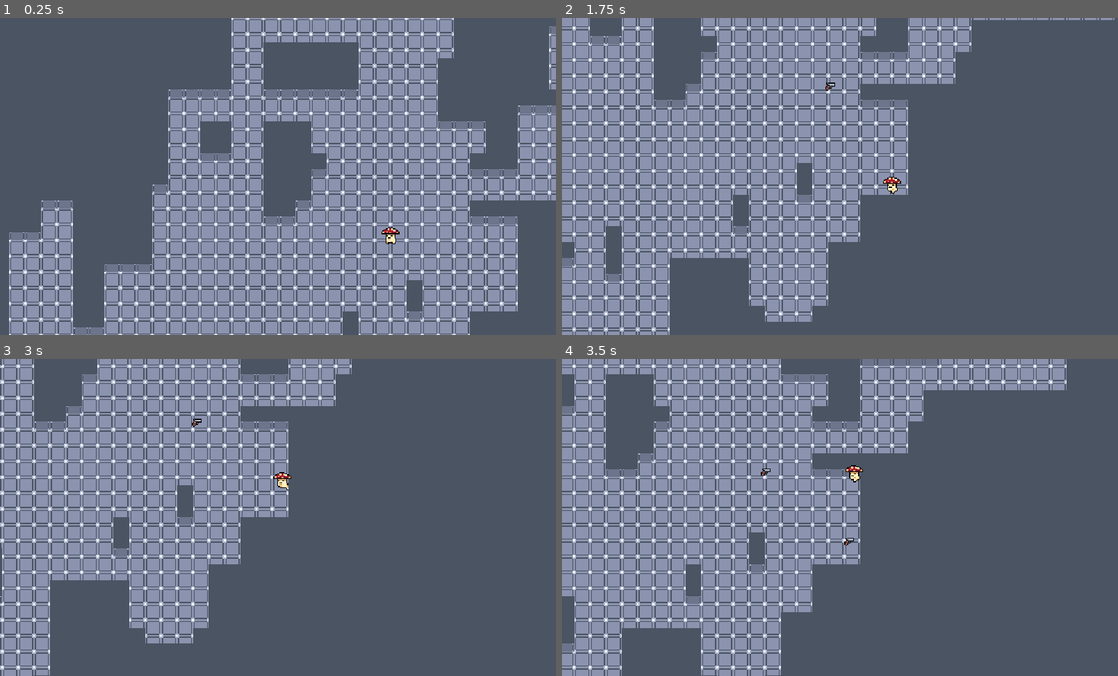
Above: before the commit, frames 1-4 (two rows, left to right).
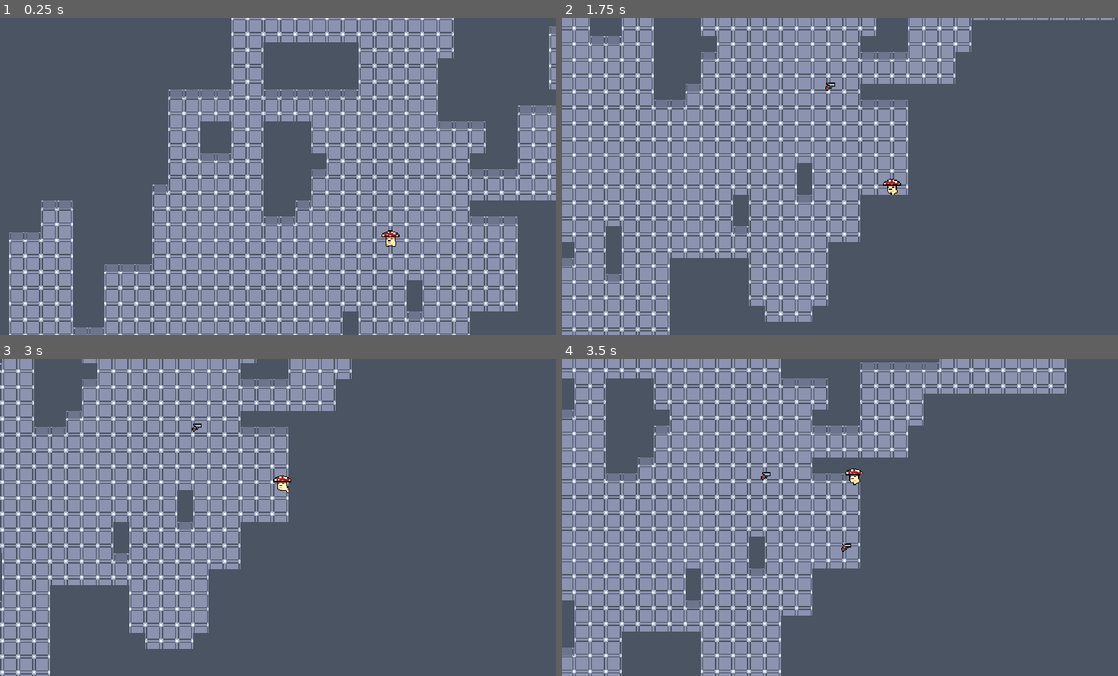
Above: after the commit, the same moments.

Repository: Hairic95/nuclear-throne-godot-clone
Game: Godot game, scene res://src/scenes/TestScene.tscn
Same seed, same stepped clock (60 frames per second), same inputs: the game is played once before the commit and once after it.
Inputs (mouse positions are in pixels of both pictures, inside the frame that each line leads up to):
- Up to frame 1 (0.25 s): no input
- Up to frame 2 (1.75 s): move the mouse to (962, 160) at 0.52 s; press the mouse at (962, 160) at 0.53 s; hold D 0.53-1.28 s; right-click (962, 160) at 0.6 s; move the mouse to (728, 192) at 1.27 s; release the mouse at (728, 192) at 1.28 s; hold S from 1.28 s (still down); click (728, 192) at 1.35 s; tap E (interact) at 1.55 s
- Up to frame 3 (3 s): move the mouse to (333, 447) at 2.02 s; release S at 2.03 s; hold D 2.03-2.78 s; tap E (interact) at 2.1 s; tap Mouse wheel up (next_weapon, bound only after the commit) at 2.3, 2.85 s; move the mouse to (250, 580) at 2.77 s; hold W from 2.78 s (still down)
- Up to frame 4 (3.5 s): keep holding W; right-click (812, 580) at 3.05 s

The runs differ from the first frame. In frame 1, 0.1% of the frame differs, in the area x 68-72%, y 66-73%; in frame 2, 0.1%; in frame 3, 14%; in frame 4, 17%, in the area x 0-91%, y 0-100%.

Commit message:
player can swap weapon and weapon are player drops weapon if have a set amount

Diff:
--- a/project.godot
+++ b/project.godot
@@ -71,6 +71,17 @@
 "events": [ Object(InputEventMouseButton,"resource_local_to_scene":false,"resource_name":"","device":0,"alt":false,"shi …(212 unchanged characters)…
  ]
 }
+next_weapon={
+"deadzone": 0.5,
+"events": [ Object(InputEventMouseButton,"resource_local_to_scene":false,"resource_name":"","device":0,"alt":false,"shift":false,"control":false,"meta":false,"command":false,"button_mask":0,"position":Vector2( 0, 0 ),"global_position":Vector2( 0, 0 ),"factor":1.0,"button_index":4,"pressed":false,"doubleclick":false,"script":null)
+, Object(InputEventKey,"resource_local_to_scene":false,"resource_name":"","device":0,"alt":false,"shift":false,"control":false,"meta":false,"command":false,"pressed":false,"scancode":82,"unicode":0,"echo":false,"script":null)
+ ]
+}
+prev_weapon={
+"deadzone": 0.5,
+"events": [ Object(InputEventMouseButton,"resource_local_to_scene":false,"resource_name":"","device":0,"alt":false,"shift":false,"control":false,"meta":false,"command":false,"button_mask":0,"position":Vector2( 0, 0 ),"global_position":Vector2( 0, 0 ),"factor":1.0,"button_index":5,"pressed":false,"doubleclick":false,"script":null)
+ ]
+}
 
 [layer_names]
 
--- a/src/autoloads/EventBus.gd
+++ b/src/autoloads/EventBus.gd
@@ -7,6 +7,8 @@
 
 signal start_screenshake(force)
 
+signal drop_weapon(drop_weapon_instance, position)
+
 # test
 
 signal test_throw_weapon(direction)
--- /dev/null
+++ b/src/entities/objects/dropWeapons/DropGun.tscn
@@ -0,0 +1,7 @@
+[gd_scene load_steps=3 format=2]
+
+[ext_resource path="res://src/entities/objects/InteractiveWeapon.tscn" type="PackedScene" id=1]
+[ext_resource path="res://src/entities/weapons/Pistol.tscn" type="PackedScene" id=2]
+
+[node name="InteractiveWeapon" instance=ExtResource( 1 )]
+weapon_at_pickup = ExtResource( 2 )
--- /dev/null
+++ b/src/entities/objects/dropWeapons/DropRifle.tscn
@@ -0,0 +1,27 @@
+[gd_scene load_steps=6 format=2]
+
+[ext_resource path="res://src/entities/objects/InteractiveWeapon.tscn" type="PackedScene" id=1]
+[ext_resource path="res://assets/textures/weapons/rifle.png" type="Texture" id=2]
+[ext_resource path="res://src/entities/weapons/Rifle.tscn" type="PackedScene" id=3]
+
+[sub_resource type="CapsuleShape2D" id=1]
+radius = 5.23487
+height = 14.2819
+
+[sub_resource type="CapsuleShape2D" id=2]
+radius = 5.28448
+height = 14.1827
+
+[node name="InteractiveWeapon" instance=ExtResource( 1 )]
+weapon_at_pickup = ExtResource( 3 )
+
+[node name="Sprite" parent="." index="0"]
+texture = ExtResource( 2 )
+
+[node name="CollisionShape2D" parent="." index="1"]
+rotation = 1.5708
+shape = SubResource( 1 )
+
+[node name="CollisionShape2D" parent="CollectBox" index="0"]
+rotation = 1.5708
+shape = SubResource( 2 )
--- a/src/entities/player/Player.gd
+++ b/src/entities/player/Player.gd
@@ -10,6 +10,10 @@
 var direction_input : Vector2 = Vector2.ZERO
 
 var current_interactive_obj : InteractiveObject = null
+
+var current_weapon = null
+
+var max_weapon_slot = 2
 
 func _ready():
 	$AnimTree.active = true
@@ -47,6 +51,9 @@
 		if Input.is_action_just_pressed("ability"):
 			EventBus.emit_signal("test_throw_weapon", Vector2(get_global_mouse_position() - global_position).normalized())
 
+		if Input.is_action_just_pressed("next_weapon"):
+			next_weapon()
+
 		if Input.is_key_pressed(KEY_W) || Input.is_key_pressed(KEY_S) || Input.is_key_pressed(KEY_A) || Input.is_key_pressed(KEY_D):
 			is_moving_by_player = true
 
@@ -63,16 +70,40 @@
 	is_moving_by_player = false
 
 func add_weapon(new_weapon_reference):
+	var new_weapon = new_weapon_reference.instance()
+	if $Weapons.get_child_count() >= max_weapon_slot:
+		drop_current_weapon()
+	$Weapons.add_child(new_weapon)
+	set_current_weapon(new_weapon)
 
-	var new_weapon = new_weapon_reference.instance()
-	new_weapon.set_active(true)
-	new_weapon.handle_rotatation()
+func next_weapon():
+
+	for weapon_index in range($Weapons.get_child_count()):
+		if $Weapons.get_child(weapon_index).active:
+			print(weapon_index)
+			print($Weapons.get_child_count())
+			if $Weapons.get_child_count() - 1 == weapon_index:
+				print(current_weapon)
+				set_current_weapon($Weapons.get_child(0))
+			else:
+				set_current_weapon($Weapons.get_child(weapon_index + 1))
+			break
+
+func set_current_weapon(new_current_weapon):
 
 	for weapon in $Weapons.get_children():
 		weapon.set_active(false)
 
-	$Weapons.add_child(new_weapon)
+	new_current_weapon.set_active(true)
+	current_weapon = new_current_weapon
+	new_current_weapon.handle_rotatation()
 
+func drop_current_weapon():
+	var new_interactive_weapon = current_weapon.drop_weapon.instance()
+	EventBus.emit_signal("drop_weapon", new_interactive_weapon, global_position)
+
+	current_weapon.queue_free()
+	current_weapon = null
 
 func handle_camera_position():
 	var new_camera_position = global_position + (get_global_mouse_position() - global_position) / 3
--- a/src/entities/player/Player.tscn
+++ b/src/entities/player/Player.tscn
@@ -5,7 +5,7 @@
 [ext_resource path="res://src/entities/player/CameraHandler.gd" type="Script" id=4]
 
 [sub_resource type="RectangleShape2D" id=1]
-extents = Vector2( 6, 4 )
+extents = Vector2( 6, 5 )
 
 [sub_resource type="Animation" id=2]
 resource_name = "dead"
@@ -165,7 +165,7 @@
 nodes/tr_alive/position = Vector2( 980, 220 )
 nodes/tr_movement/node = SubResource( 12 )
 nodes/tr_movement/position = Vector2( 420, 180 )
-node_connections = [ "output", 0, "tr_alive", "os_hurt", 0, "tr_movement", "os_hurt", 1, "an_hurt", "tr_alive", 0, "os_hurt", "tr_alive", 1, "an_dead", "tr_movement", 0, "an_idle", "tr_movement", 1, "an_run" ]
+node_connections = [ "output", 0, "tr_alive", "tr_alive", 0, "os_hurt", "tr_alive", 1, "an_dead", "os_hurt", 0, "tr_movement", "os_hurt", 1, "an_hurt", "tr_movement", 0, "an_idle", "tr_movement", 1, "an_run" ]
 
 [node name="Player" type="KinematicBody2D" groups=[
 "player",
@@ -173,10 +173,11 @@
 script = ExtResource( 1 )
 
 [node name="CollisionShape2D" type="CollisionShape2D" parent="."]
+position = Vector2( 0, 4 )
 shape = SubResource( 1 )
 
 [node name="Sprite" type="Sprite" parent="."]
-position = Vector2( 0, -5 )
+position = Vector2( 0, -2 )
 texture = ExtResource( 2 )
 hframes = 12
 frame = 2
--- /dev/null
+++ b/src/entities/weapons/Pistol.gd
@@ -0,0 +1,4 @@
+extends Weapon
+
+func _ready():
+	drop_weapon = load("res://src/entities/objects/dropWeapons/DropGun.tscn")
--- /dev/null
+++ b/src/entities/weapons/Pistol.tscn
@@ -0,0 +1,8 @@
+[gd_scene load_steps=3 format=2]
+
+[ext_resource path="res://src/entities/weapons/Weapon.tscn" type="PackedScene" id=1]
+[ext_resource path="res://src/entities/weapons/Pistol.gd" type="Script" id=2]
+
+[node name="Gun" instance=ExtResource( 1 )]
+script = ExtResource( 2 )
+drop_weapon = null
--- a/src/entities/weapons/Rifle.gd
+++ b/src/entities/weapons/Rifle.gd
@@ -1,14 +1,7 @@
 extends Weapon
 
-
-# Declare member variables here. Examples:
-# var a = 2
-# var b = "text"
-
-
-# Called when the node enters the scene tree for the first time.
 func _ready():
-	pass # Replace with function body.
+	drop_weapon = load("res://src/entities/objects/dropWeapons/DropRifle.tscn")
 
 func shoot():
 	.shoot()
--- a/src/entities/weapons/Rifle.tscn
+++ b/src/entities/weapons/Rifle.tscn
@@ -1,12 +1,15 @@
-[gd_scene load_steps=4 format=2]
+[gd_scene load_steps=5 format=2]
 
 [ext_resource path="res://src/entities/weapons/Weapon.tscn" type="PackedScene" id=1]
 [ext_resource path="res://assets/textures/weapons/rifle.png" type="Texture" id=2]
 [ext_resource path="res://src/entities/weapons/Rifle.gd" type="Script" id=3]
+[ext_resource path="res://src/entities/bullets/Bullet.tscn" type="PackedScene" id=5]
 
 [node name="Rifle" instance=ExtResource( 1 )]
 texture = ExtResource( 2 )
-offset = Vector2( 6, 0 )
+offset = Vector2( 3, 0 )
 script = ExtResource( 3 )
 is_automatic = true
-reload_time = 0.6
+reload_time = 0.55
+drop_weapon = null
+bullet_reference = ExtResource( 5 )
--- a/src/entities/weapons/Weapon.gd
+++ b/src/entities/weapons/Weapon.gd
@@ -7,8 +7,8 @@
 
 export (float) var reload_time = 0.2
 
-export (PackedScene) var drop_weapon = preload("res://src/entities/objects/InteractiveWeapon.tscn")
-export (PackedScene) var bullet_reference = preload("res://src/entities/bullets/Bullet.tscn")
+export (PackedScene) var drop_weapon
+export (PackedScene) var bullet_reference = load("res://src/entities/bullets/Bullet.tscn")
 
 var active : bool = false
 
@@ -34,7 +34,8 @@
 
 func handle_rotatation():
 	# Orients the gun where the mouse is
-	look_at(get_global_mouse_position())
+	if get_global_mouse_position() != null:
+		look_at(get_global_mouse_position())
 
 	# Handle the gun sprite in order not to show it upside down when on the opposite side
 	if cos(rotation) > 0:
--- a/src/entities/weapons/Weapon.tscn
+++ b/src/entities/weapons/Weapon.tscn
@@ -1,13 +1,28 @@
-[gd_scene load_steps=4 format=2]
+[gd_scene load_steps=5 format=2]
 
 [ext_resource path="res://assets/sounds/weapons/shoot_test.wav" type="AudioStream" id=1]
 [ext_resource path="res://assets/textures/weapons/gun.png" type="Texture" id=2]
 [ext_resource path="res://src/entities/weapons/Weapon.gd" type="Script" id=3]
 
+[sub_resource type="PackedScene" id=1]
+_bundled = {
+"base_scene": 0,
+"conn_count": 0,
+"conns": PoolIntArray(  ),
+"editable_instances": [  ],
+"names": PoolStringArray( "InteractiveWeapon", "message", "weapon_at_pickup" ),
+"node_count": 0,
+"node_paths": [  ],
+"nodes": PoolIntArray(  ),
+"variants": [  ],
+"version": 2
+}
+
 [node name="Gun" type="Sprite"]
 texture = ExtResource( 2 )
 offset = Vector2( 7, 0 )
 script = ExtResource( 3 )
+drop_weapon = SubResource( 1 )
 
 [node name="ShootEffect" type="AudioStreamPlayer2D" parent="."]
 stream = ExtResource( 1 )
--- a/src/scenes/TestScene.gd
+++ b/src/scenes/TestScene.gd
@@ -1,4 +1,7 @@
 extends Node2D
+
+export (PackedScene) var rifle_reference
+export (PackedScene) var pistol_reference
 
 onready var player = $YSortable/Entities/Player
 
@@ -9,6 +12,8 @@
 	EventBus.connect("far_from_interactive_object", self, "close_current_interaction")
 
 	EventBus.connect("test_throw_weapon", self, "test_throw_weapon")
+
+	EventBus.connect("drop_weapon", self, "create_drop_weapon_at")
 
 	$LevelGeneration.create_level_with_explosion()
 
@@ -34,12 +39,17 @@
 		player.current_interactive_obj = null
 
 func test_throw_weapon(direction):
-	var new_thrown_weapon = load("res://src/entities/objects/InteractiveWeapon.tscn").instance()
+	var new_thrown_weapon
 
 	if randi()%2 == 0:
-		new_thrown_weapon.set_image(load("res://assets/textures/weapons/rifle.png"))
-		new_thrown_weapon.weapon_at_pickup = load("res://src/entities/weapons/Rifle.tscn")
+		new_thrown_weapon = rifle_reference.instance()
+	else:
+		new_thrown_weapon = pistol_reference.instance()
 
 	new_thrown_weapon.global_position = $YSortable/Entities/Player.global_position
 	$YSortable/Entities.add_child(new_thrown_weapon)
 	new_thrown_weapon.throw(direction, 420)
+
+func create_drop_weapon_at(weapon_instance, global_pos):
+	weapon_instance.global_position = global_pos
+	$YSortable/Entities.add_child(weapon_instance)
--- a/src/scenes/TestScene.tscn
+++ b/src/scenes/TestScene.tscn
@@ -1,12 +1,16 @@
-[gd_scene load_steps=5 format=2]
+[gd_scene load_steps=7 format=2]
 
 [ext_resource path="res://src/entities/player/Player.tscn" type="PackedScene" id=1]
 [ext_resource path="res://src/scenes/TestScene.gd" type="Script" id=2]
 [ext_resource path="res://assets/textures/background/TestTileset.tres" type="TileSet" id=3]
 [ext_resource path="res://src/scenes/LevelGeneration.gd" type="Script" id=4]
+[ext_resource path="res://src/entities/objects/dropWeapons/DropRifle.tscn" type="PackedScene" id=5]
+[ext_resource path="res://src/entities/objects/dropWeapons/DropGun.tscn" type="PackedScene" id=6]
 
 [node name="TestScene" type="Node2D"]
 script = ExtResource( 2 )
+rifle_reference = ExtResource( 5 )
+pistol_reference = ExtResource( 6 )
 
 [node name="Statics" type="TileMap" parent="."]
 tile_set = ExtResource( 3 )
